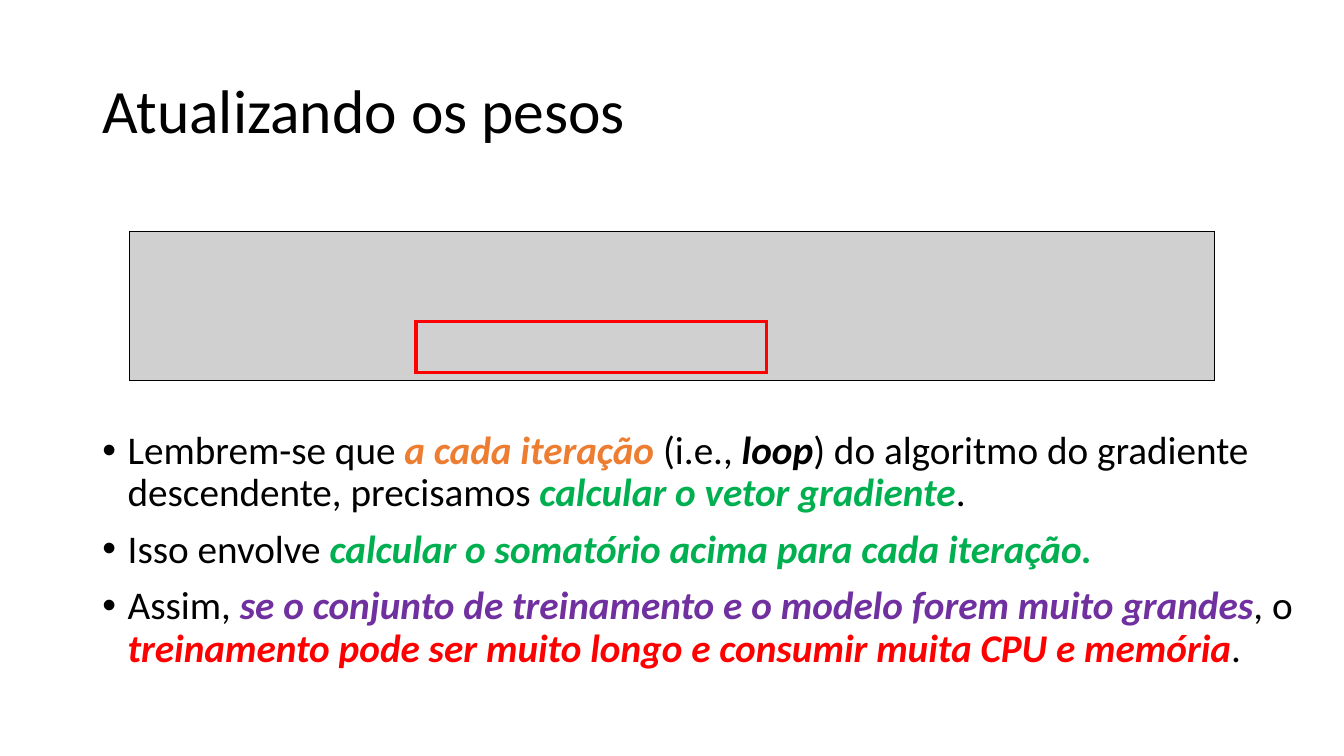
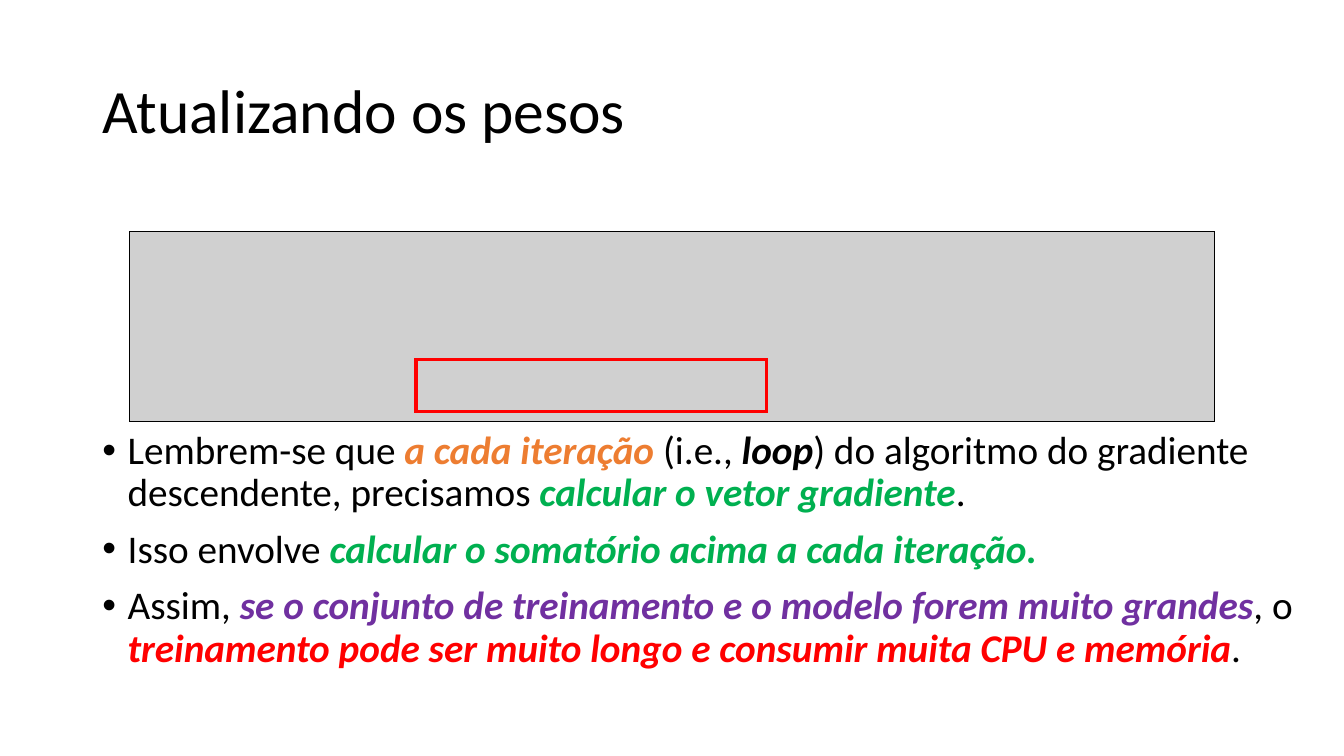
Before and after one commit to zz4fap/t319_aprendizado_de_maquina, a slide deck: slide 27 of slides/T319_Regressão_Linear (Parte II).pptx. Drawn at 1344x756 pixels with LibreOffice and Linux fonts; fonts in the diff are those of the drawing; grey boxes stand for pictures. Boxes give left, top, right and bottom in pixels: in the first picture for what was removed or moved away, otherwise in the second. Text is boxed around its words. In the diff, an @@ line names an element or a change of style, - is before the commit and + after.

```diff
--- a/slides/T319_Regressão_Linear (Parte II).pptx
+++ b/slides/T319_Regressão_Linear (Parte II).pptx
@@ picture: place and size @@
-picture at bbox=[129, 232, 1215, 381]
+picture at bbox=[129, 232, 1215, 421]
@@ rectangle: place and size @@
-rectangle at bbox=[416, 322, 767, 373]
+rectangle at bbox=[416, 360, 767, 411]
@@ text at bbox=[128, 535, 1037, 570]: text changed @@
-• Isso envolve calcular o somatório acima para cada iteração.
+• Isso envolve calcular o somatório acima a cada iteração.
```
Also in this commit, not shown: 10 other slides changed, 1 other file.
